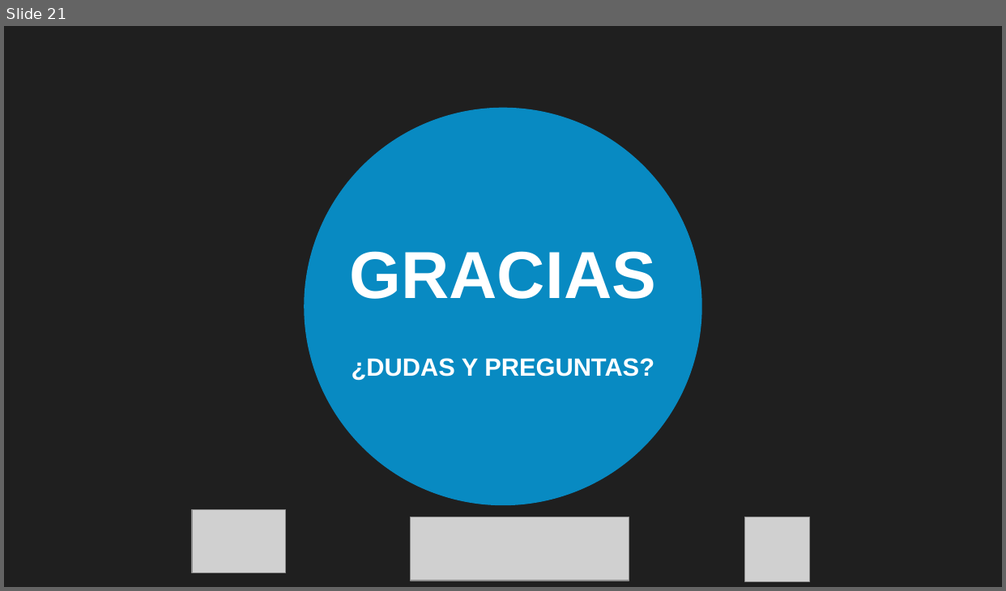
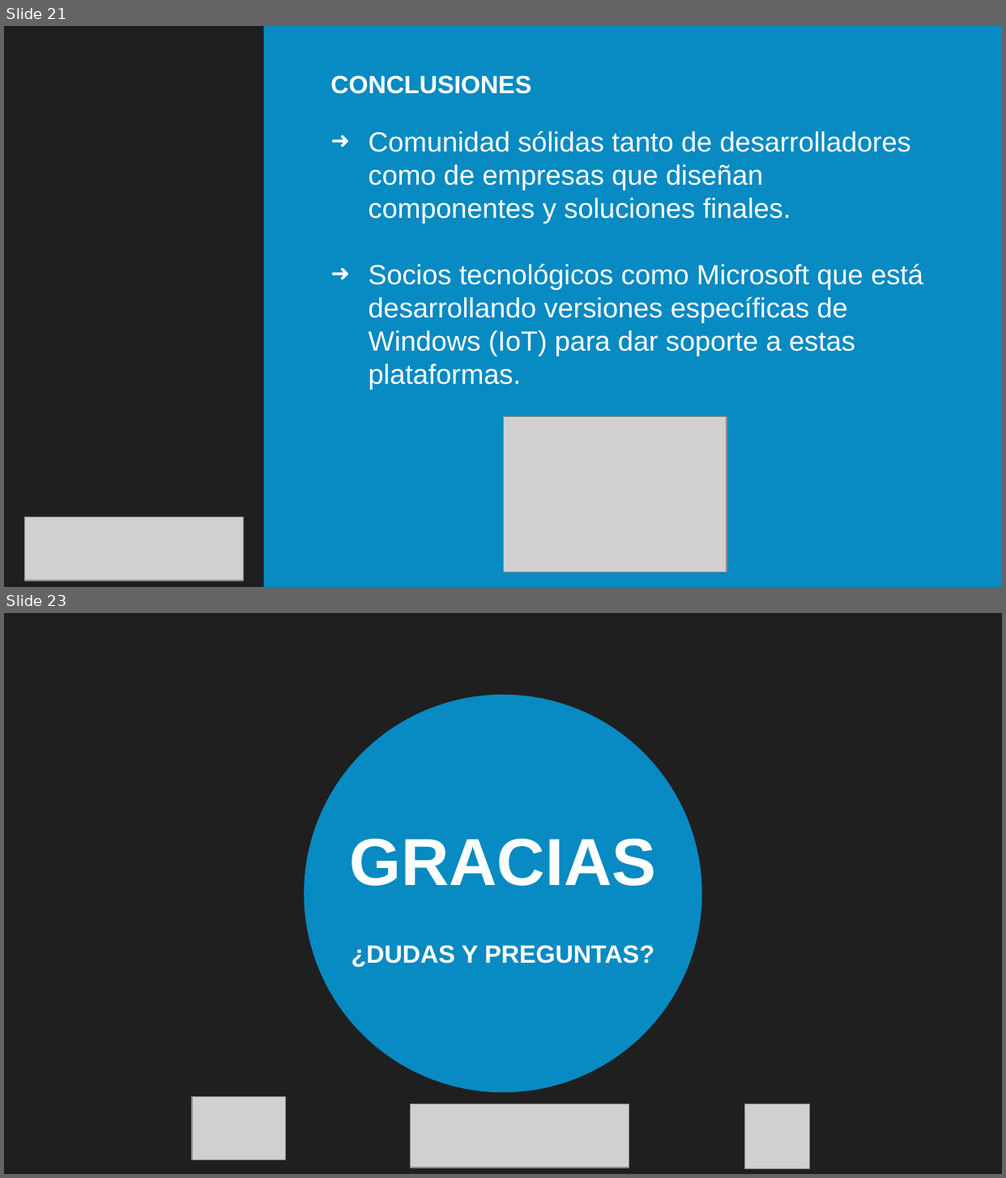
Before and after one commit to dmoreno19949/DTE_TG_ARDUINO_RAPSBERRY, a slide deck: TG1/TG1_sync1.david.pptx. Shown one above the other, each under a label of ours: slide 21 before the commit, slides 21 and 23 after it; the slides between them are not shown. The pictures are 1006x591 and 1006x1178 pixels, drawn with LibreOffice and Linux fonts; fonts in the diff are those of the drawing; grey boxes stand for pictures; background and template pictures are left out; a plain dark background stands for a picture behind light text. Boxes give left, top, right and bottom in pixels: in the first picture for what was removed or moved away, otherwise in the second. Text is boxed around its words. In the diff, an @@ line names an element or a change of style, - is before the commit and + after.

```diff
--- a/TG1/TG1_sync1.david.pptx
+++ b/TG1/TG1_sync1.david.pptx
@@ slide 21 added at box(4, 26, 1002, 587), background picture (left out); not listed: 1 template element that a slide beside it also shows @@
@@ rectangle added at box(263, 26, 1002, 587), fill #00B2FF at 73% opacity @@
@@ title added at box(330, 75, 531, 94), 18 pt, text #FFFFFF, bold @@
+CONCLUSIONES
@@ text added at box(368, 130, 923, 390), 20 pt, text #FFFFFF @@
+➜ Comunidad sólidas tanto de desarrolladores como de empresas que diseñan componentes y soluciones finales.
+➜ Socios tecnológicos como Microsoft que está desarrollando versiones específicas de Windows (IoT) para dar soporte a estas plataformas.
@@ picture added at box(503, 417, 726, 573) @@
@@ picture added at box(25, 518, 244, 581) @@
@@ what was slide 21 is now slide 23 @@
```
Also in this commit, not shown: 1 slide changed, 3 other slides added, 2 slides removed.
